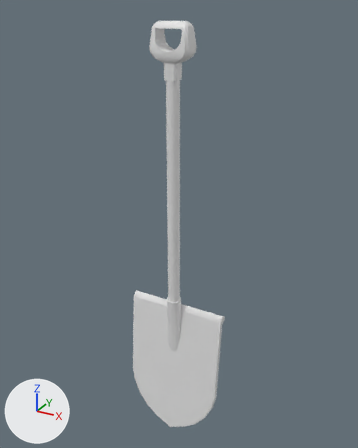
The FBX model Assets/_mainAssets/Content/Levels/1/Models/Instruments/Showel.fbx: old version first, new version second.
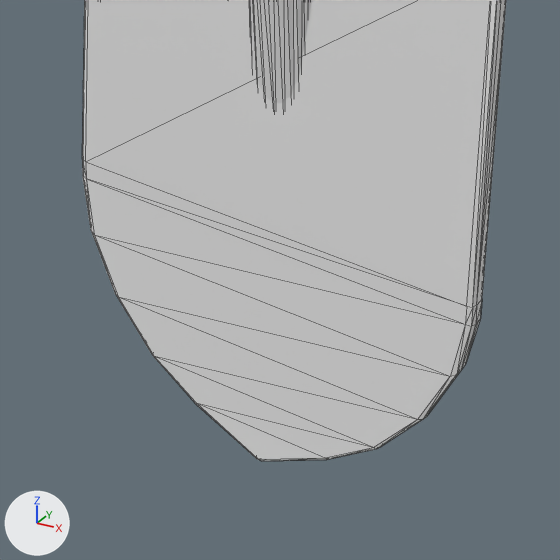
The first picture shows the older version from a 50 mm lens placed at (3.6, -6.37, 2.72), pointed at (-0.02, 0.21, -0.57). The close-ups show both versions on the part from 32% to 65% of the width and 74% to 100% of the height of that picture. Every picture has the same lights, and +X, +Y and +Z are marked at lower left. The close-ups show mesh edges as thin lines. Where no turn or scale is listed for an object, it has been applied to the vertices. Vertices at the same position are counted once.
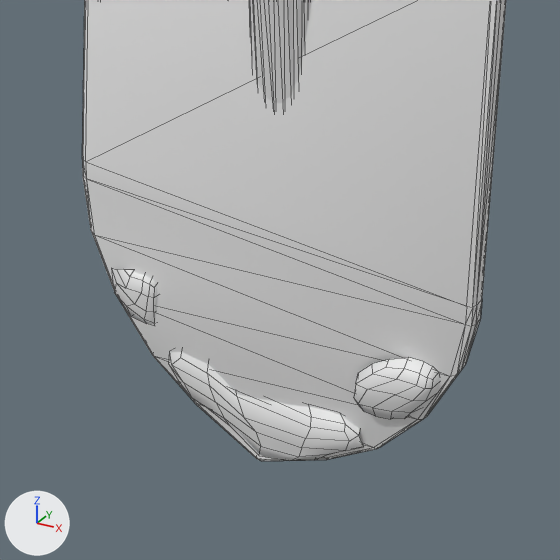
The newer file is also turned or shifted as a whole; pictures and numbers use the older file's frame.

The change in detail:
me_cylinder_002 has 318 vertices, 628 faces and spans x -0.87..0.89, y -0.19..0.18, z -4.66..2.54.
me_cylinder_002 is used by ob_cylinder_016; location (0.0, 0.0, 0.0).
me_cylinder_002 part 1: its shading normals changed.
Mesh me_cube_001 is new.
It has 123 vertices, 95 faces and spans x -0.714..0.757, y -0.241..-0.127, z -3.646..-2.892.
It uses material mat_vertex_025 (white #e7e7e7).
Object 'Cube.001' (ob_cube_001) is new; it shows me_cube_001.
Its location is (0.0, 0.026, -0.982).

Changed parts and their boxes [x1, y1, x2, y2] in the close-ups (560 x 560 px):
'Cube.001', added
    after: [111, 268, 439, 461]
